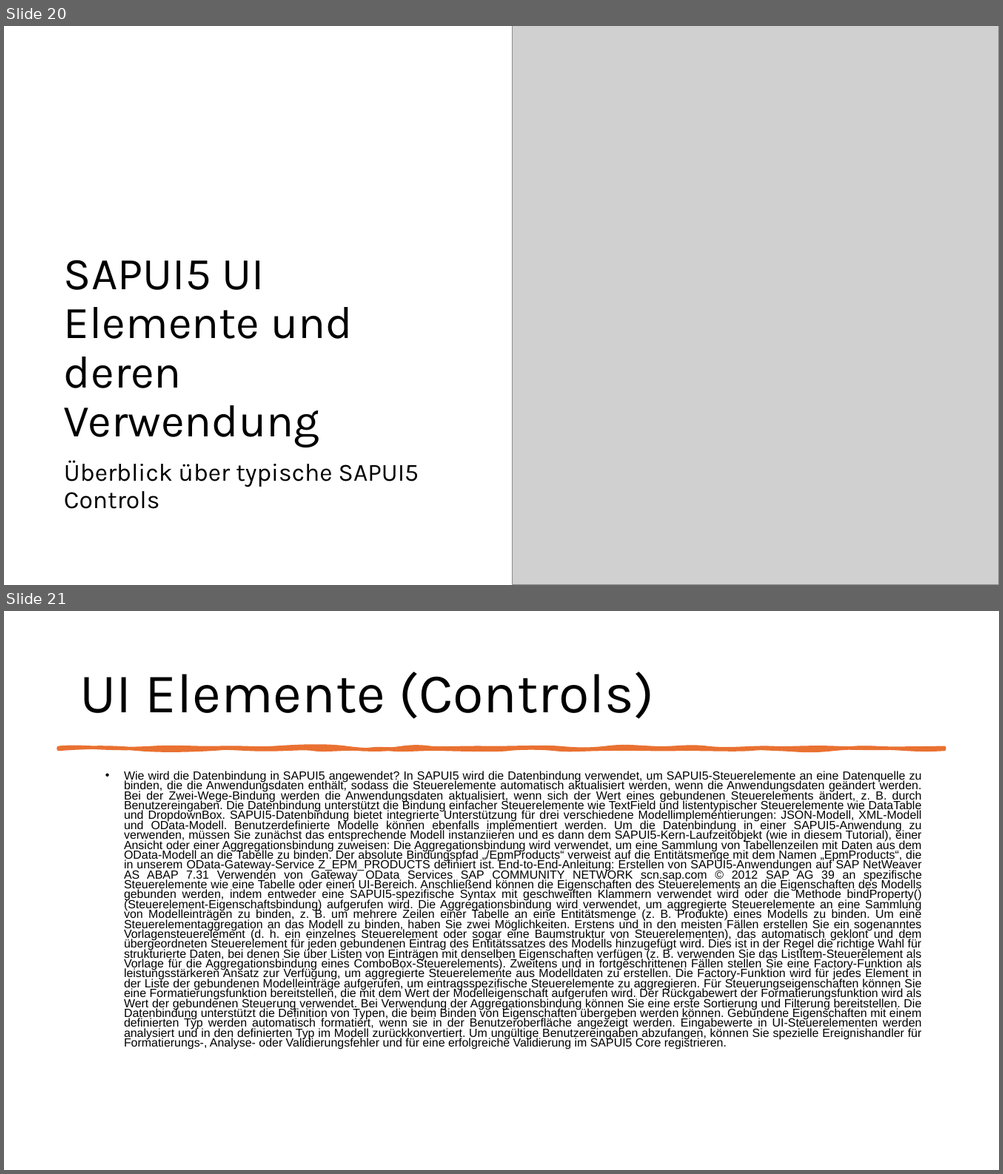
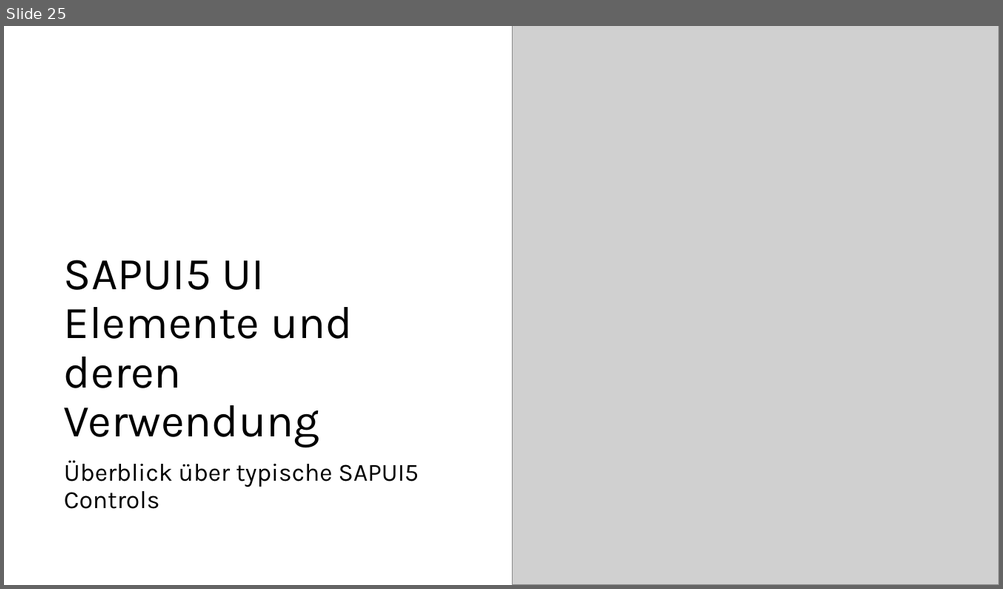
Before and after one commit to MatLange/Schulung-SAPUI5-und-Fiori, a slide deck: Präsentationsfolien/Tag02_SAPUI5-Fiori_DE.pptx. Shown one above the other, each under a label of ours: slides 20 and 21 before the commit, slide 25 after it. The pictures are 1003x1174 and 1003x589 pixels, drawn with LibreOffice and Linux fonts; fonts in the diff are those of the drawing; grey boxes stand for pictures. Boxes give left, top, right and bottom in pixels: in the first picture for what was removed or moved away, otherwise in the second. Text is boxed around its words. In the diff, an @@ line names an element or a change of style, - is before the commit and + after.

```diff
--- a/Präsentationsfolien/Tag02_SAPUI5-Fiori_DE.pptx
+++ b/Präsentationsfolien/Tag02_SAPUI5-Fiori_DE.pptx
@@ slide 21 removed at (x1=4, y1=611, x2=999, y2=1170), background #FFFFFF @@
@@ title removed at (x1=79, y1=672, x2=654, y2=719) @@
-UI Elemente (Controls)
@@ freeform shape removed at (x1=59, y1=748, x2=944, y2=749) @@
@@ text removed at (x1=124, y1=771, x2=922, y2=1050) @@
-• Wie wird die Datenbindung in SAPUI5 angewendet? In SAPUI5 wird die Datenbindung verwendet, um SAPUI5-Steuerelemente an eine Datenquelle zu binden, die die Anwendungsdaten enthält, sodass die Steuerelemente automatisch aktualisiert werden, wenn die Anwendungsdaten geändert werden. Bei der Zwei-Wege-Bindung werden die Anwendungsdaten aktualisiert, wenn sich der Wert eines gebundenen Steuerelements ändert, z. B. durch Benutzereingaben. Die Datenbindung unterstützt die Bindung einfacher Steuerelemente wie TextField und listentypischer Steuerelemente wie DataTable und DropdownBox. SAPUI5-Datenbindung bietet integrierte Unterstützung für drei verschiedene Modellimplementierungen: JSON-Modell, XML-Modell und OData-Modell. Benutzerdefinierte Modelle können ebenfalls implementiert werden. Um die Datenbindung in einer SAPUI5-Anwendung zu verwenden, müssen Sie zunächst das entsprechende Modell instanziieren und es dann dem SAPUI5-Kern-Laufzeitobjekt (wie in diesem Tutorial), einer Ansicht oder einer Aggregationsbindung zuweisen: Die Aggregationsbindung wird verwendet, um eine Sammlung von Tabellenzeilen mit Daten aus dem OData-Modell an die Tabelle zu binden. Der absolute Bindungspfad „/EpmProducts“ verweist auf die Entitätsmenge mit dem Namen „EpmProducts“, die in unserem OData-Gateway-Service Z_EPM_PRODUCTS definiert ist. End-to-End-Anleitung: Erstellen von SAPUI5-Anwendungen auf SAP NetWeaver AS ABAP 7.31 Verwenden von Gateway OData Services SAP COMMUNITY NETWORK scn.sap.com © 2012 SAP AG 39 an spezifische Steuerelemente wie eine Tabelle oder einen UI-Bereich. Anschließend können die Eigenschaften des Steuerelements an die Eigenschaften des Modells gebunden werden, indem entweder eine SAPUI5-spezifische Syntax mit geschweiften Klammern verwendet wird oder die Methode bindProperty() (Steuerelement-Eigenschaftsbindung) aufgerufen wird. Die Aggregationsbindung wird verwendet, um aggregierte Steuerelemente an eine Sammlung von Modelleinträgen zu binden, z. B. um mehrere Zeilen einer Tabelle an eine Entitätsmenge (z. B. Produkte) eines Modells zu binden. Um eine Steuerelementaggregation an das Modell zu binden, haben Sie zwei Möglichkeiten. Erstens und in den meisten Fällen erstellen Sie ein sogenanntes Vorlagensteuerelement (d. h. ein einzelnes Steuerelement oder sogar eine Baumstruktur von Steuerelementen), das automatisch geklont und dem übergeordneten Steuerelement für jeden gebundenen Eintrag des Entitätssatzes des Modells hinzugefügt wird. Dies ist in der Regel die richtige Wahl für strukturierte Daten, bei denen Sie über Listen von Einträgen mit denselben Eigenschaften verfügen (z. B. verwenden Sie das ListItem-Steuerelement als Vorlage für die Aggregationsbindung eines ComboBox-Steuerelements). Zweitens und in fortgeschrittenen Fällen stellen Sie eine Factory-Funktion als leistungsstärkeren Ansatz zur Verfügung, um aggregierte Steuerelemente aus Modelldaten zu erstellen. Die Factory-Funktion wird für jedes Element in der Liste der gebundenen Modelleinträge aufgerufen, um eintragsspezifische Steuerelemente zu aggregieren. Für Steuerungseigenschaften können Sie eine Formatierungsfunktion bereitstellen, die mit dem Wert der Modelleigenschaft aufgerufen wird. Der Rückgabewert der Formatierungsfunktion wird als Wert der gebundenen Steuerung verwendet. Bei Verwendung der Aggregationsbindung können Sie eine erste Sortierung und Filterung bereitstellen. Die Datenbindung unterstützt die Definition von Typen, die beim Binden von Eigenschaften übergeben werden können. Gebundene Eigenschaften mit einem definierten Typ werden automatisch formatiert, wenn sie in der Benutzeroberfläche angezeigt werden. Eingabewerte in UI-Steuerelementen werden analysiert und in den definierten Typ im Modell zurückkonvertiert. Um ungültige Benutzereingaben abzufangen, können Sie spezielle Ereignishandler für Formatierungs-, Analyse- oder Validierungsfehler und für eine erfolgreiche Validierung im SAPUI5 Core registrieren.
@@ what was slide 20 is now slide 25 @@
```
Also in this commit, not shown: 4 slides changed, 1 slide added, 3 other slides removed.
